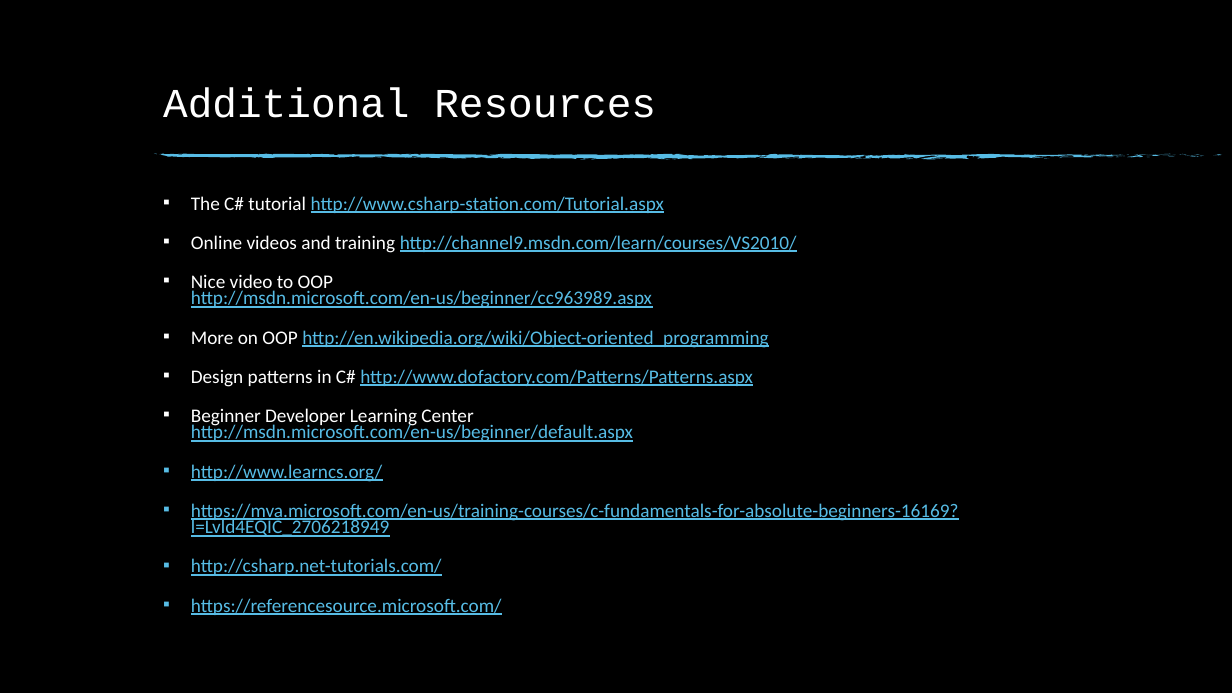
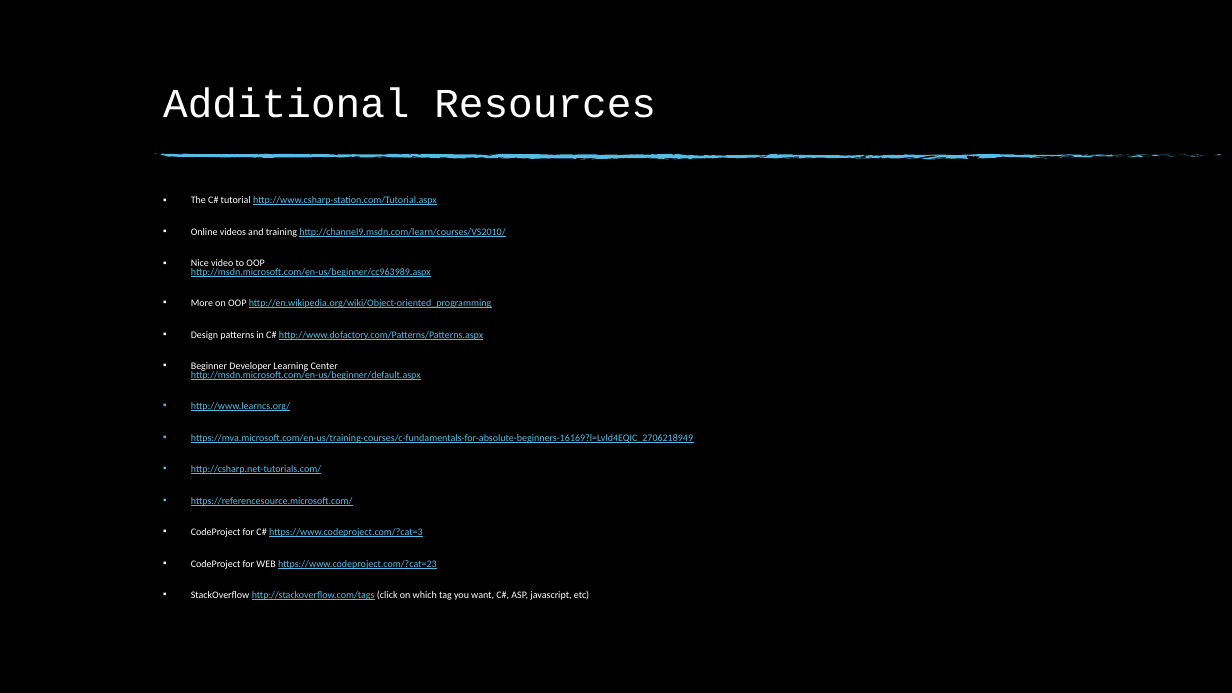
Before and after one commit to ccrngd1/SCTD-DWD278-MVC5, a slide deck: slide 30 of ppt3-CSharpRefresher.pptx. Drawn at 1232x693 pixels with LibreOffice and Linux fonts; fonts in the diff are those of the drawing; background and template pictures are left out. Boxes give left, top, right and bottom in pixels: in the first picture for what was removed or moved away, otherwise in the second. Text is boxed around its words. In the diff, an @@ line names an element or a change of style, - is before the commit and + after.

```diff
--- a/ppt3-CSharpRefresher.pptx
+++ b/ppt3-CSharpRefresher.pptx
@@ text at (191,196,693,506): size 15 to 7.8 pt in "The C# tutorial http://www.csharp-station.com/Tutorial.aspx", "Online videos and training http://channel9.msdn.com/learn/co ...", "Nice video to OOP http://msdn.microsoft.com/en-us/beginner/c ...", "More on OOP http://en.wikipedia.org/wiki/Object-oriented_pro ..." and 6 more places @@
@@ text at (191,528,589,600): paragraphs added @@
+▪ CodeProject for C# https://www.codeproject.com/?cat=3
+▪ CodeProject for WEB https://www.codeproject.com/?cat=23
+▪ StackOverflow http://stackoverflow.com/tags (click on which tag you want, C#, ASP, javascript, etc)
```
Also in this commit, not shown: 10 other files.
